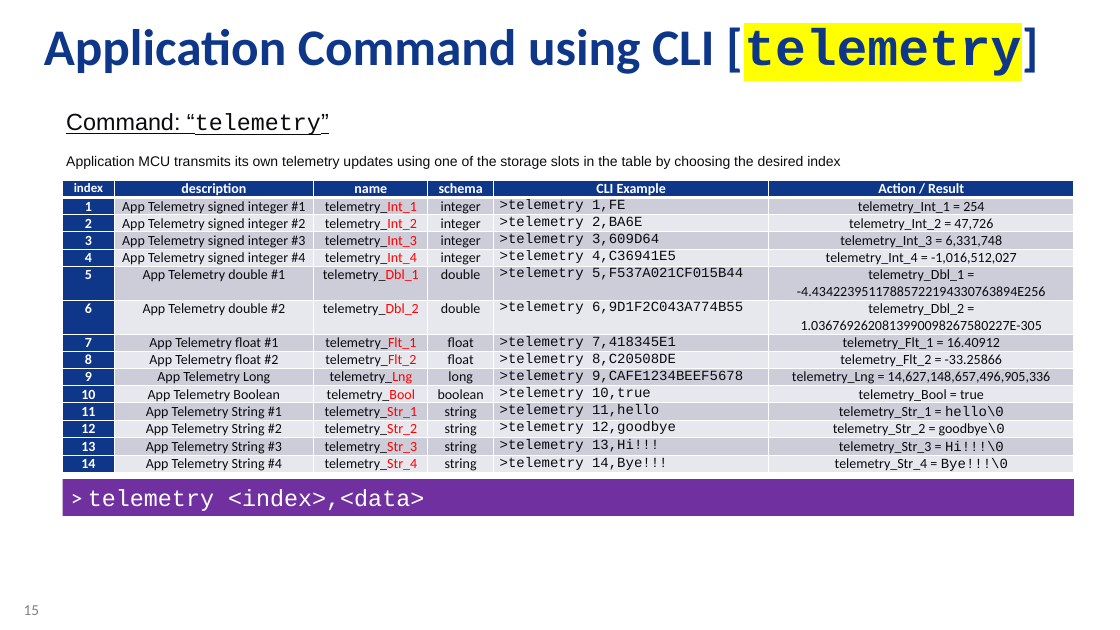
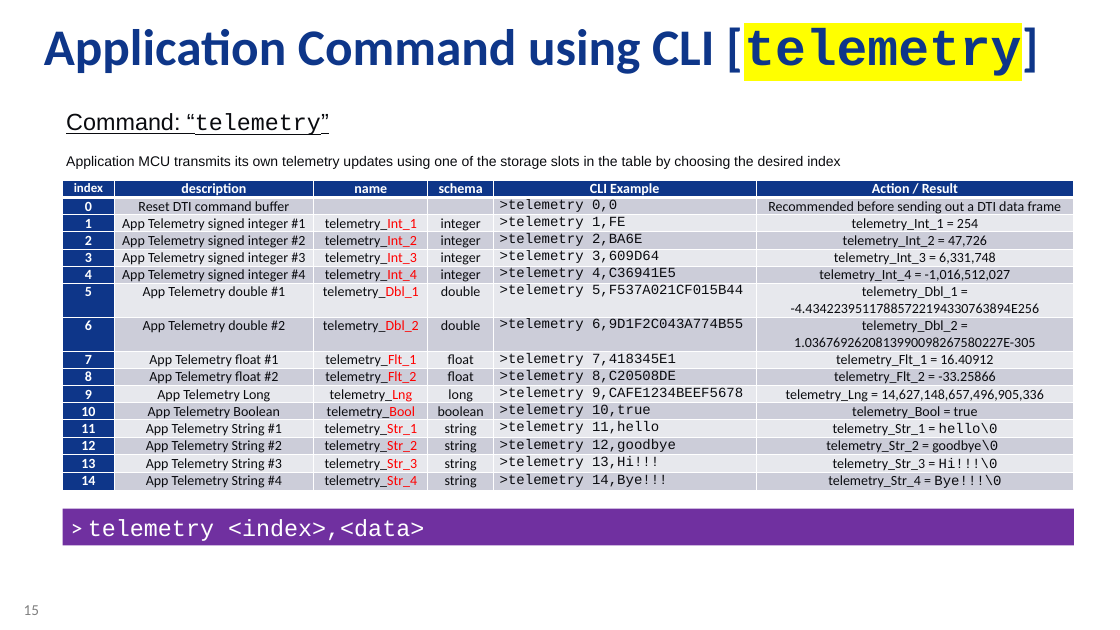
Before and after one commit to danewalton/Microchip-SAM-IoT-Wx, a slide deck: slide 15 of AO-Smith-MSFT-MCHP-r6.pptx. Drawn at 1120x630 pixels with LibreOffice and Linux fonts; fonts in the diff are those of the drawing; background and template pictures are left out. Boxes give left, top, right and bottom in pixels: in the first picture for what was removed or moved away, otherwise in the second. Text is boxed around its words. In the diff, an @@ line names an element or a change of style, - is before the commit and + after.

Commit message:
Increase telemetry payload buffer

```diff
--- a/AO-Smith-MSFT-MCHP-r6.pptx
+++ b/AO-Smith-MSFT-MCHP-r6.pptx
@@ table at (63, 181, 1075, 492) @@
+row 2: 0 | Reset DTI command buffer |  |  | >telemetry 0,0 | Recommended before sending out a DTI data frame
@@ rectangle "> telemetry <index>,<data>": place and size @@
-rectangle "> telemetry <index>,<data>" at (63, 479, 1075, 516)
+rectangle "> telemetry <index>,<data>" at (63, 509, 1075, 546)
```
Also in this commit, not shown: 7 other files.
